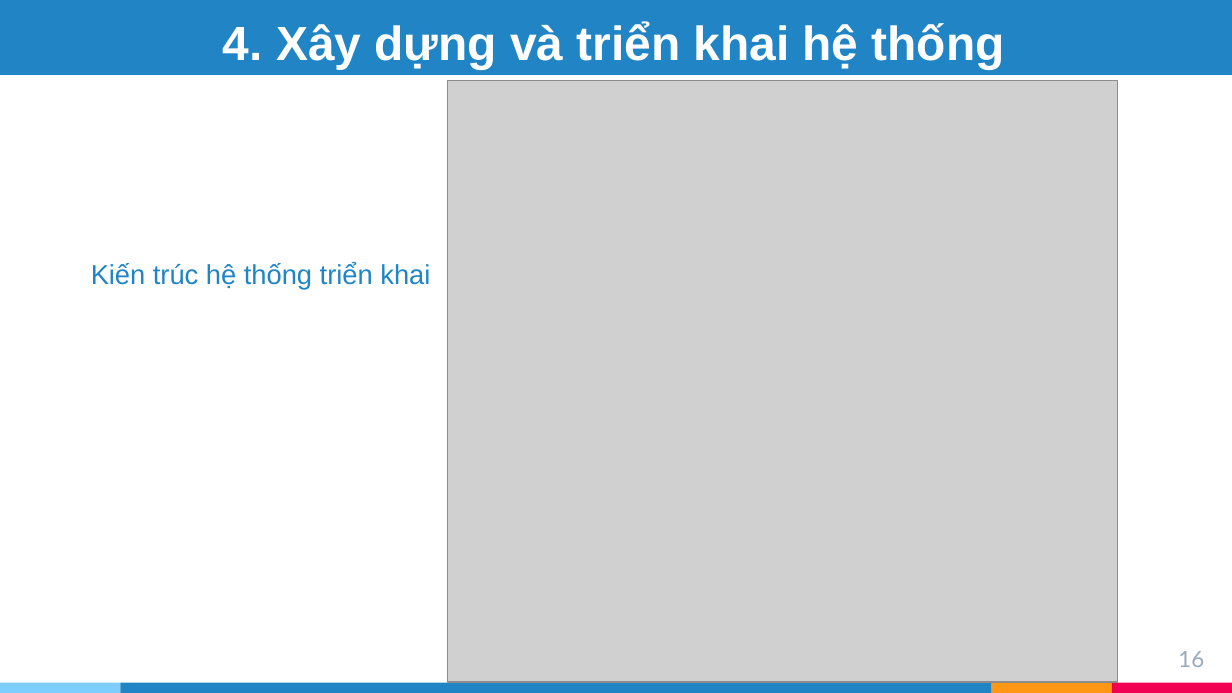
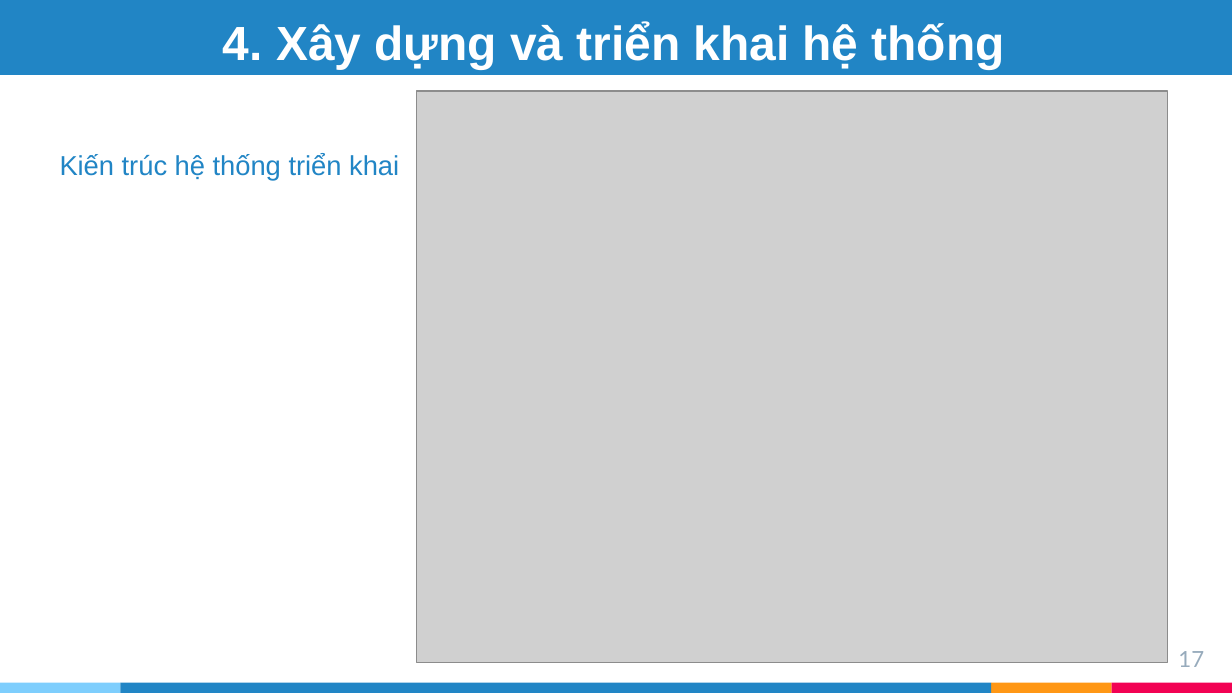
Before and after one commit to tranphuongthao2405/finalproject, a slide deck: slide 17 of report/slide ĐATN - Trần Phương Thảo - 20173383.pptx (slide 16 before the commit). Drawn at 1232x693 pixels with LibreOffice and Linux fonts; fonts in the diff are those of the drawing; grey boxes stand for pictures. Boxes give left, top, right and bottom in pixels: in the first picture for what was removed or moved away, otherwise in the second. Text is boxed around its words. In the diff, an @@ line names an element or a change of style, - is before the commit and + after.

```diff
--- a/report/slide ĐATN - Trần Phương Thảo - 20173383.pptx
+++ b/report/slide ĐATN - Trần Phương Thảo - 20173383.pptx
@@ picture: place and size @@
-picture at [447,80,1117,681]
+picture at [416,91,1168,663]
@@ text "Kiến trúc hệ thống triển ...": place and size @@
-text "Kiến trúc hệ thống triển ..." at [91,263,430,290]
+text "Kiến trúc hệ thống triển ..." at [60,154,399,181]
@@ page number at [1178,651,1204,667]: text changed @@
-16
+17
```
Also in this commit, not shown: 4 other slides changed, 4 slides added, 3 slides removed, 15 other files.
